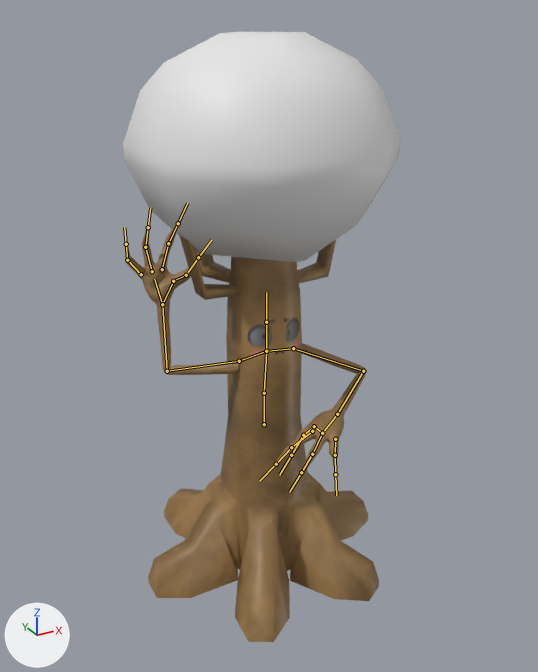
Two versions of the FBX model Assets/Models/Stelmuzes/stelmuzes.fbx, one commit apart.
Before and after are seen from a camera (50 mm lens) standing at (-8.61, -15.92, 14.99) and looking at (-0.01, -0.29, 7.18). Arrows for +X, +Y and +Z are at lower left; the lights stay in place. Both versions are drawn at frame 5 of the action 'Armature.gurl|charge-slap'; the numbers are the values there. The bones that bend it are drawn over the model as lines.

Objects in the first picture: 'Leaves.002', 'vanilla Trunk.001'.
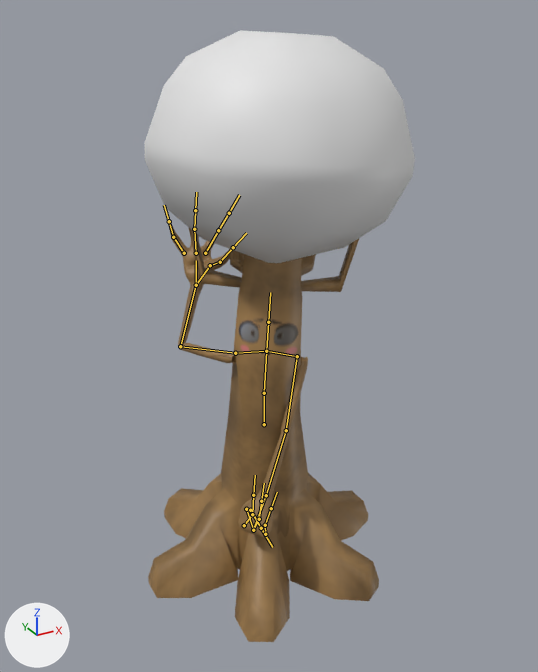
What the commit changed:
Bone 'root.001' (bone_root_001) turns from (0, 0, 0) to (0, -30, 0) degrees about its own x, y and z.
Bone 'arm-top-left' (bone_arm_top_left) turns from (44, 10, -5) to (120, 53, 27) degrees about its own x, y and z.
Bone 'arm-bot-left' (bone_arm_bot_left) turns from (78, 13, 13) to (-22, 9, -7) degrees about its own x, y and z.
Bone 'arm-bot-left.002' (bone_arm_bot_left_002) turns from (0, 0, 0) to (-17, 13, -43) degrees about its own x, y and z.
Bone 'arm-bot-left.003' (bone_arm_bot_left_003) turns from (0, 0, 0) to (-70, 33, -112) degrees about its own x, y and z.
Bone 'hand-left.001' (bone_hand_left_001) turns from (-5, -2, 0) to (13, -15, -103) degrees about its own x, y and z.
Bone 'hand-left.002' (bone_hand_left_002) turns from (-8, -13, 37) to (-11, -8, -71) degrees about its own x, y and z.
Bone 'hand-left.004' (bone_hand_left_004) turns from (5, -15, 8) to (7, 0, -99) degrees about its own x, y and z.
Bone 'hand-left.005' (bone_hand_left_005) turns from (-11, -29, 45) to (-26, -21, -61) degrees about its own x, y and z.
Bone 'hand-left.007' (bone_hand_left_007) turns from (-7, -2, 0) to (24, -28, -114) degrees about its own x, y and z.
Bone 'hand-left.008' (bone_hand_left_008) turns from (-12, -4, 20) to (-2, 2, -73) degrees about its own x, y and z.

Changed parts and their boxes [x1, y1, x2, y2] in the pictures (538 x 672 px):
'Leaves.002', posed: before [123, 32, 400, 262]; after [145, 30, 415, 263]
'vanilla Trunk.001', posed (9% narrower): before [126, 226, 379, 642]; after [148, 221, 379, 642]
bone 'arm-top-left', root to tip: before (293, 348) to (363, 371); after (297, 356) to (286, 430)
bone 'arm-bot-left', root to tip: before (363, 371) to (337, 414); after (286, 430) to (266, 495)
bone 'arm-bot-left.002', root to tip: before (314, 426) to (303, 435); after (246, 509) to (250, 510)
bone 'arm-bot-left.003', root to tip: before (303, 435) to (291, 455); after (250, 510) to (261, 528)
bone 'hand-left.001', root to tip: before (322, 433) to (312, 454); after (253, 530) to (259, 519)
bone 'hand-left.002', root to tip: before (312, 454) to (301, 472); after (259, 519) to (261, 501)
bone 'hand-left.004', root to tip: before (335, 439) to (335, 455); after (265, 534) to (265, 525)
bone 'hand-left.005', root to tip: before (335, 455) to (335, 474); after (265, 525) to (271, 508)
bone 'hand-left.007', root to tip: before (312, 431) to (291, 447); after (244, 525) to (252, 514)
bone 'hand-left.008', root to tip: before (291, 447) to (276, 464); after (252, 514) to (253, 495)
